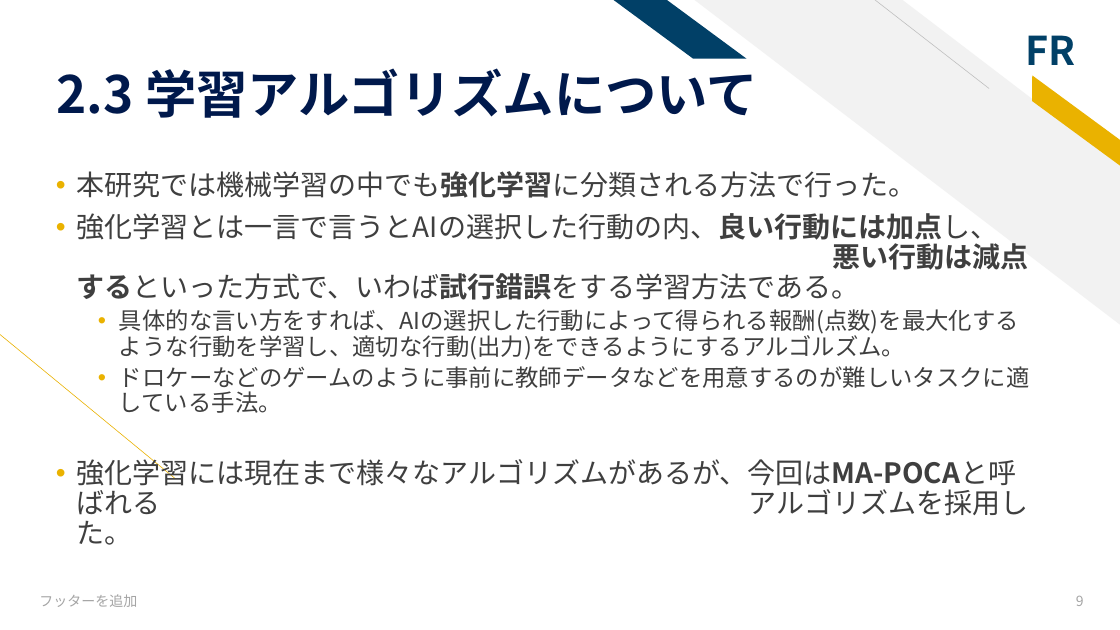
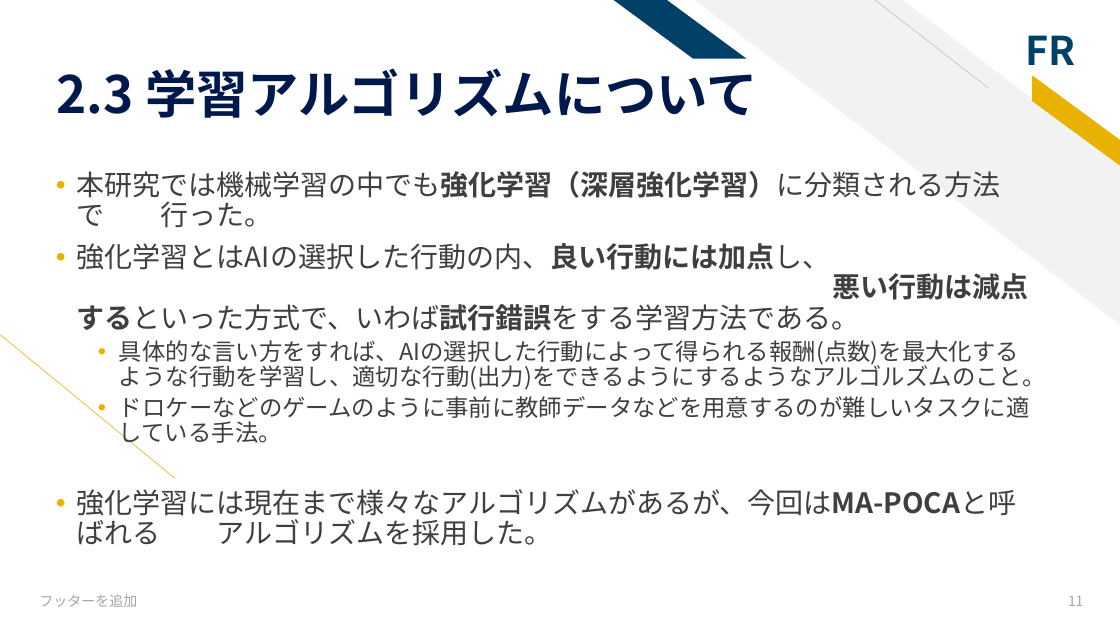
Before and after one commit to tsyu12345/NU-GraduateReport, a slide deck: slide 11 of 卒業研究最終発表.pptx (slide 9 before the commit). Drawn at 1120x630 pixels with LibreOffice and Linux fonts; fonts in the diff are those of the drawing. Boxes give left, top, right and bottom in pixels: in the first picture for what was removed or moved away, otherwise in the second. Text is boxed around its words. In the diff, an @@ line names an element or a change of style, - is before the commit and + after.

```diff
--- a/卒業研究最終発表.pptx
+++ b/卒業研究最終発表.pptx
@@ text at [77,171,1046,390]: text changed @@
-• 本研究では機械学習の中でも強化学習に分類される方法で行った。
-• 強化学習とは一言で言うとAIの選択した行動の内、良い行動には加点し、 悪い行動は減点するといった方式で、いわば試行錯誤をする学習方法である。
-  • 具体的な言い方をすれば、AIの選択した行動によって得られる報酬(点数)を最大化するような行動を学習し、適切な行動(出力)をできるようにするアルゴルズム。
+• 本研究では機械学習の中でも強化学習（深層強化学習）に分類される方法で 行った。
+• 強化学習とはAIの選択した行動の内、良い行動には加点し、 悪い行動は減点するといった方式で、いわば試行錯誤をする学習方法である。
+  • 具体的な言い方をすれば、AIの選択した行動によって得られる報酬(点数)を最大化するような行動を学習し、適切な行動(出力)をできるようにするようなアルゴルズムのこと。
@@ page number at [1068,596,1084,606]: text changed @@
-9
+11
```
Also in this commit, not shown: 4 other slides changed, 4 slides added, 4 other files.
